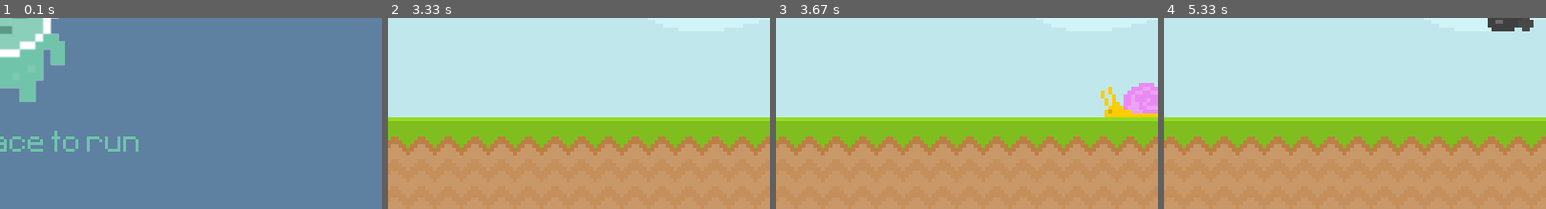
Above: before the commit, frames 1-4 (left to right).
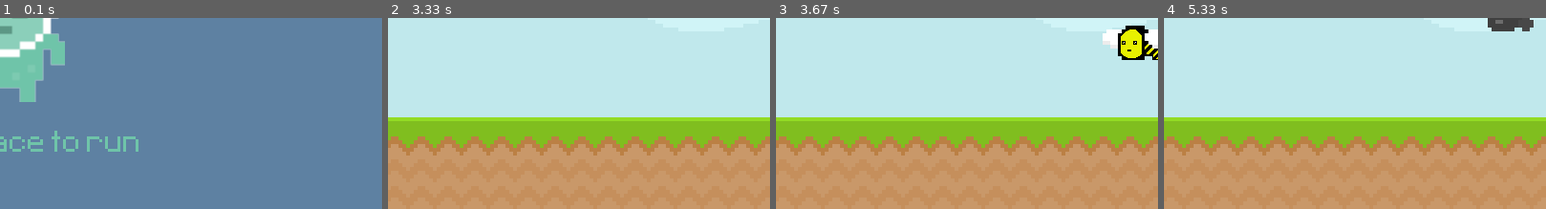
Above: after the commit, the same moments.

Repository: clear-code-projects/UltimatePygameIntro
Game: pygame game, started from runner_class only.py
Same seed, same stepped clock (60 frames per second), same inputs: the game is played once before the commit and once after it.
Inputs:
- Up to frame 1 (0.1 s): no input
- Up to frame 2 (3.33 s): tap Space at 0.33, 3.17 s
- Up to frame 3 (3.67 s): tap Space at 3.57 s
- Up to frame 4 (5.33 s): tap Space at 3.87, 4.07, 4.4, 4.7, 4.9, 5.2 s
The pictures show only the part of the screen within x 50-100%, y 49-99%; the shares and areas given below are measured in that part.

Frames 1-2 are identical in both runs. In frame 3, 4.0% of the frame differs, in the area x 85-100%, y 4-52%; in frame 4, nothing differs.

Commit message:
added a third enemy type (bee) which flies lower than the fly TODO: implement crouch

Diff:
--- a/runner_class only.py
+++ b/runner_class only.py
@@ -52,6 +52,13 @@
 			fly_2 = pygame.image.load('graphics/fly/fly2.png').convert_alpha()
 			self.frames = [fly_1,fly_2]
 			y_pos = 210
+
+		elif type == 'bee':
+			bee_1 = pygame.image.load('graphics/bee/bee1.png').convert_alpha()
+			bee_2 = pygame.image.load('graphics/bee/bee2.png').convert_alpha()
+			self.frames = [bee_1,bee_2]
+			y_pos = 240
+
 		else:
 			snail_1 = pygame.image.load('graphics/snail/snail1.png').convert_alpha()
 			snail_2 = pygame.image.load('graphics/snail/snail2.png').convert_alpha()
@@ -133,7 +140,7 @@
 
 		if game_active:
 			if event.type == obstacle_timer:
-				obstacle_group.add(Obstacle(choice(['fly','snail','snail','snail'])))
+				obstacle_group.add(Obstacle(choice(['fly','bee','snail','snail'])))
 
 		else:
 			if event.type == pygame.KEYDOWN and event.key == pygame.K_SPACE:
Binary file added: graphics/bee/bee1.png
Binary file added: graphics/bee/bee2.png
